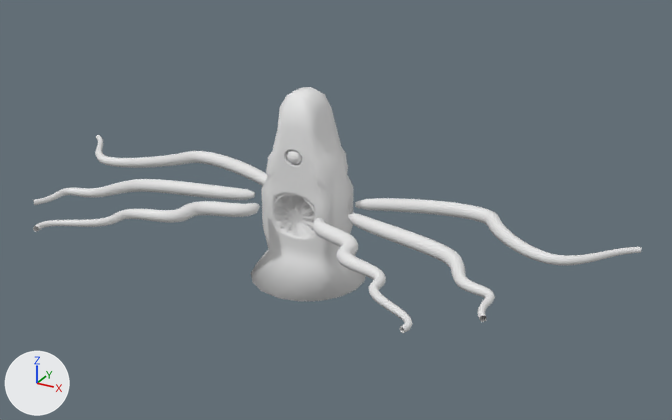
A saved change to the Blender file Toys/Practices/Monsters/Roper/LP_Roper_3.blend.
Before and after are seen from a camera (50 mm lens) standing at (3.46, -5.82, 2.89) and looking at (0.4, -0.27, 0.11). The lights are fixed; the arrows at lower left show +X, +Y and +Z.
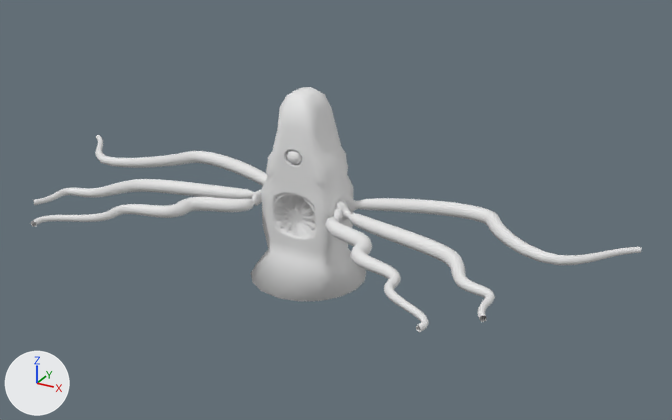
The change, as a list of edits to the scene's bpy script:
```text
Change me_cube:
    used by ob_cube; location = (0.0, 0.0, 0.0)
    remove me_cube.from_pydata(...)  # 1092 vertices, 1044 faces; spans x 0.0..2.5, y -1.43..0.47, z -0.64..0.91
    add me_cube.from_pydata(...)  # 1195 vertices, 1168 faces; spans x 0.0..2.5, y -1.38..0.47, z -0.64..0.91
    me_cube part 1: 120 vertices moved from x 0.25..0.96, y -0.81..-0.32, z -0.06..0.06 to x 0.36..0.97, y -0.8..-0.22, z -0.06..0.06; 175 vertices removed from x 0.27..1.52, y -1.43..0.13, z -0.05..0.05; 342 vertices added at x 0.0..1.6, y -1.38..0.31, z -0.64..0.91
```

Boxes (x1, y1, x2, y2) around the edits, measured in the pictures (672 x 420 px; the box of a moved part takes in the faces that stretch with it):
'Cube', reshaped
    before: (33, 87, 641, 333)
    after: (31, 87, 641, 332)
part 1 of me_cube, moved or reshaped
    before: (33, 193, 413, 333)
    after: (31, 87, 429, 332)
